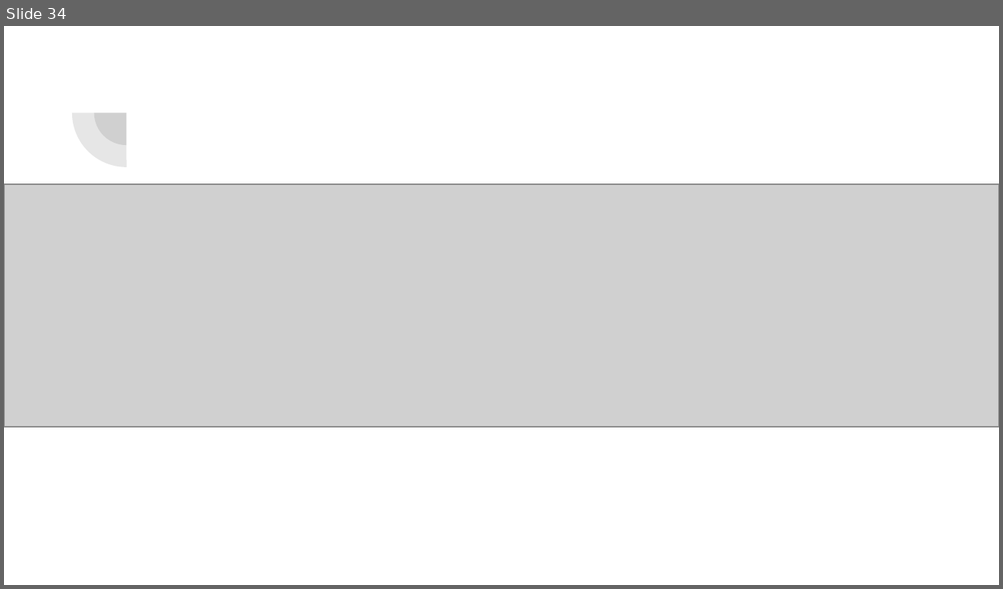
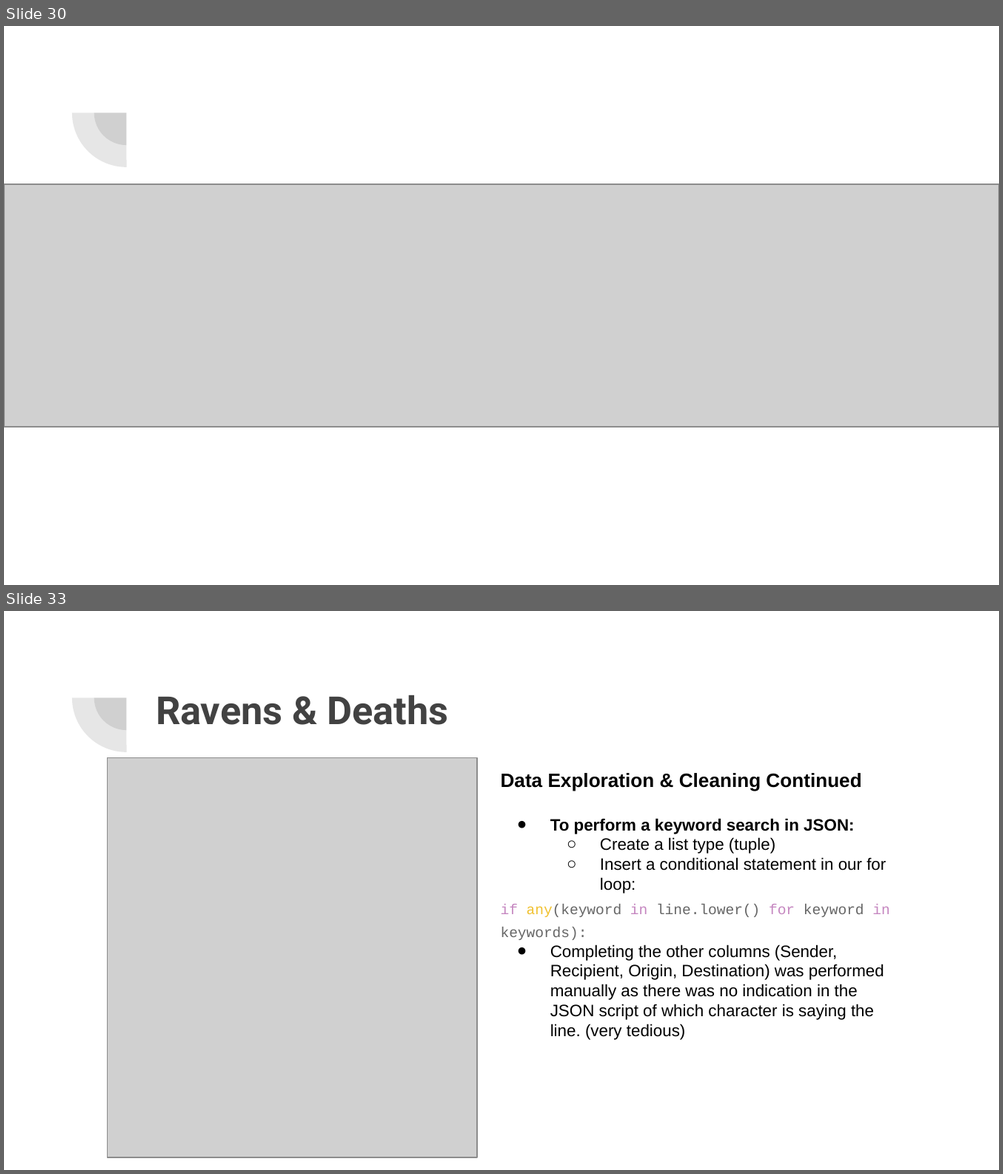
Before and after one commit to nix1228/Retro-Fireballs, a slide deck: Presentation/Retro Fireballs.pptx. Shown one above the other, each under a label of ours: slide 34 before the commit, slides 30 and 33 after it; the slides between them are not shown. The pictures are 1003x589 and 1003x1174 pixels, drawn with LibreOffice and Linux fonts; fonts in the diff are those of the drawing; grey boxes stand for pictures. Boxes give left, top, right and bottom in pixels: in the first picture for what was removed or moved away, otherwise in the second. Text is boxed around its words. In the diff, an @@ line names an element or a change of style, - is before the commit and + after.

```diff
--- a/Presentation/Retro Fireballs.pptx
+++ b/Presentation/Retro Fireballs.pptx
@@ slide 33 added at <box>4,611,999,1170</box>, background #FFFFFF; not listed: 2 template elements that a slide beside it also shows @@
@@ title added at <box>156,695,449,725</box>, 28 pt, text #424242, bold @@
+Ravens & Deaths
@@ picture added at <box>108,758,478,1158</box> @@
@@ text added at <box>501,773,889,1040</box>, 12 pt, text #000000 @@
+Data Exploration & Cleaning Continued
+● To perform a keyword search in JSON:
+  ○ Create a list type (tuple)
+  ○ Insert a conditional statement in our for loop:
+if any(keyword in line.lower() for keyword in keywords):
+● Completing the other columns (Sender, Recipient, Origin, Destination) was performed manually as there was no indication in the JSON script of which character is saying the line. (very tedious)
@@ what was slide 34 is now slide 30 @@
```
Also in this commit, not shown: 1 slide changed, 7 other slides added.
